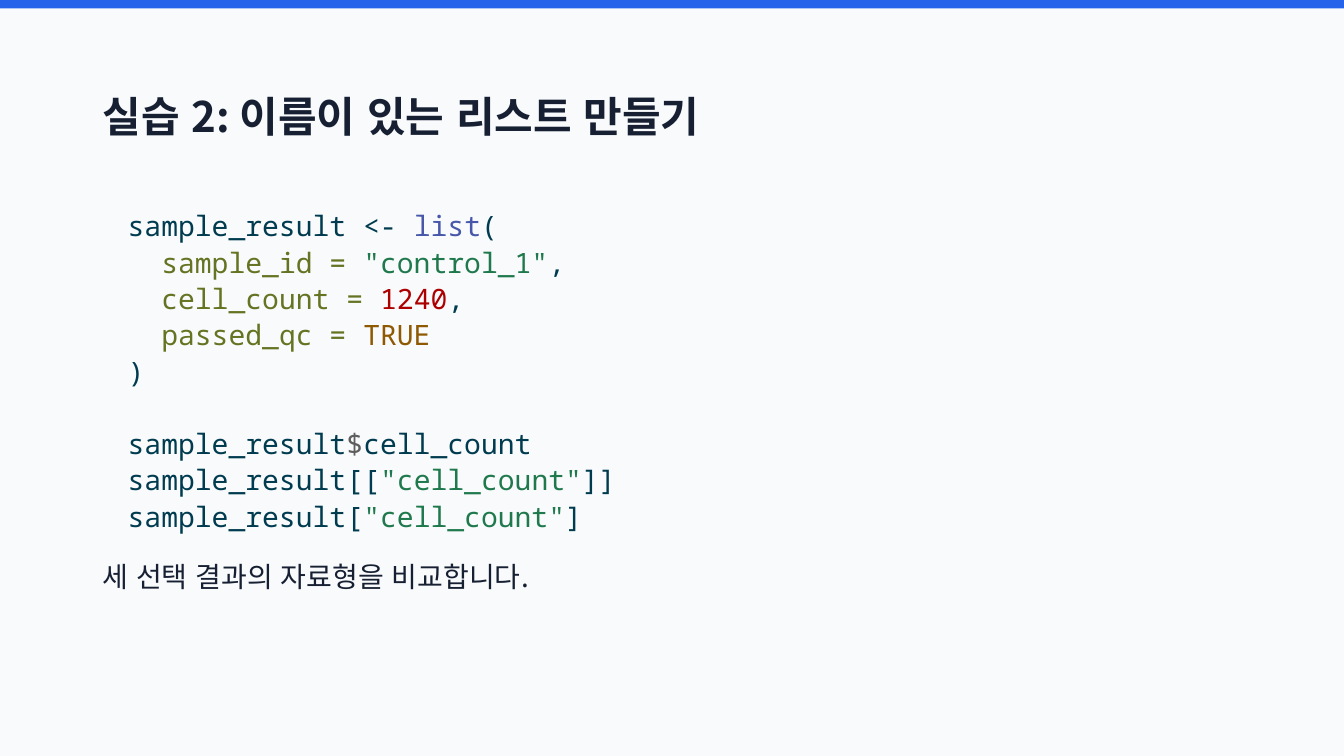
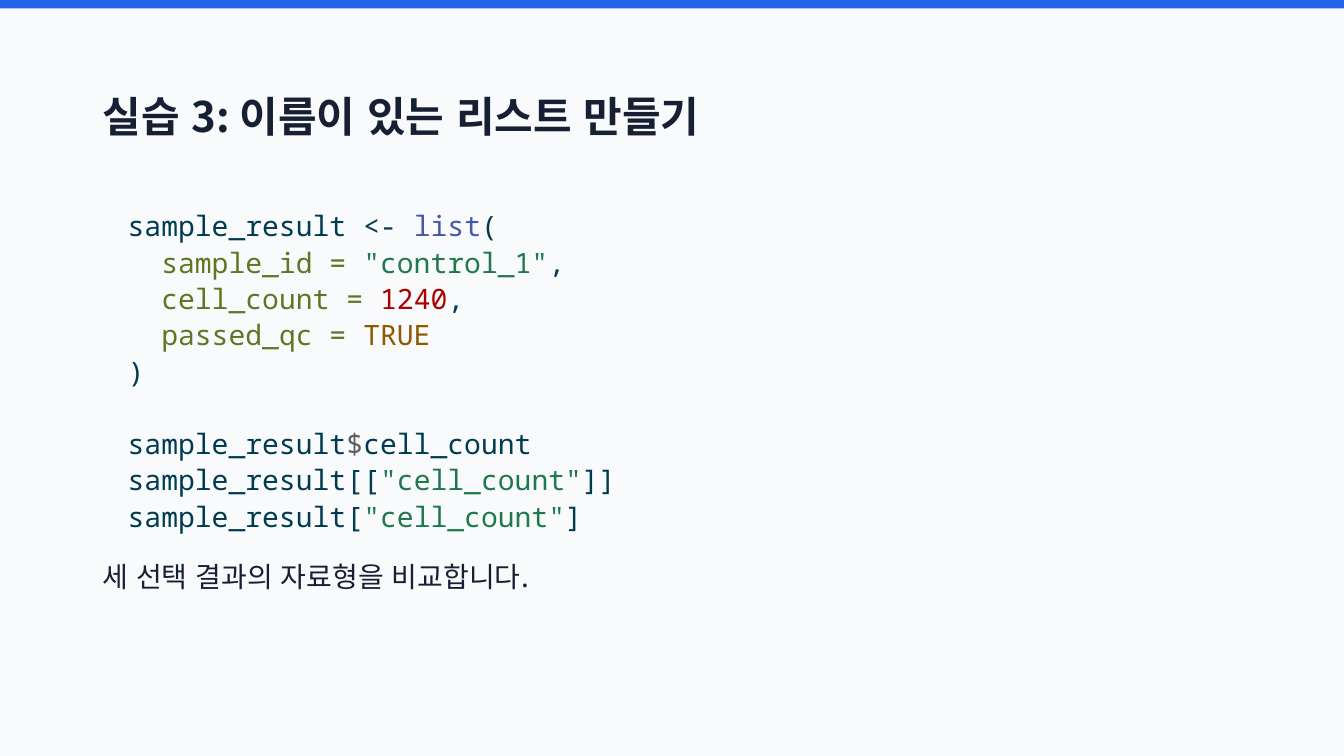
Before and after one commit to joonion/r-programming-basic, a slide deck: slide 69 of slides/11_packages_lists_and_objects.pptx (slide 64 before the commit). Drawn at 1344x756 pixels with LibreOffice and Linux fonts; fonts in the diff are those of the drawing. Boxes give left, top, right and bottom in pixels: in the first picture for what was removed or moved away, otherwise in the second. Text is boxed around its words. In the diff, an @@ line names an element or a change of style, - is before the commit and + after.

```diff
--- a/slides/11_packages_lists_and_objects.pptx
+++ b/slides/11_packages_lists_and_objects.pptx
@@ title at [102,96,700,136]: text changed @@
-실습 2: 이름이 있는 리스트 만들기
+실습 3: 이름이 있는 리스트 만들기
```
Also in this commit, not shown: 4 other slides changed, 6 slides added, 19 other files.
